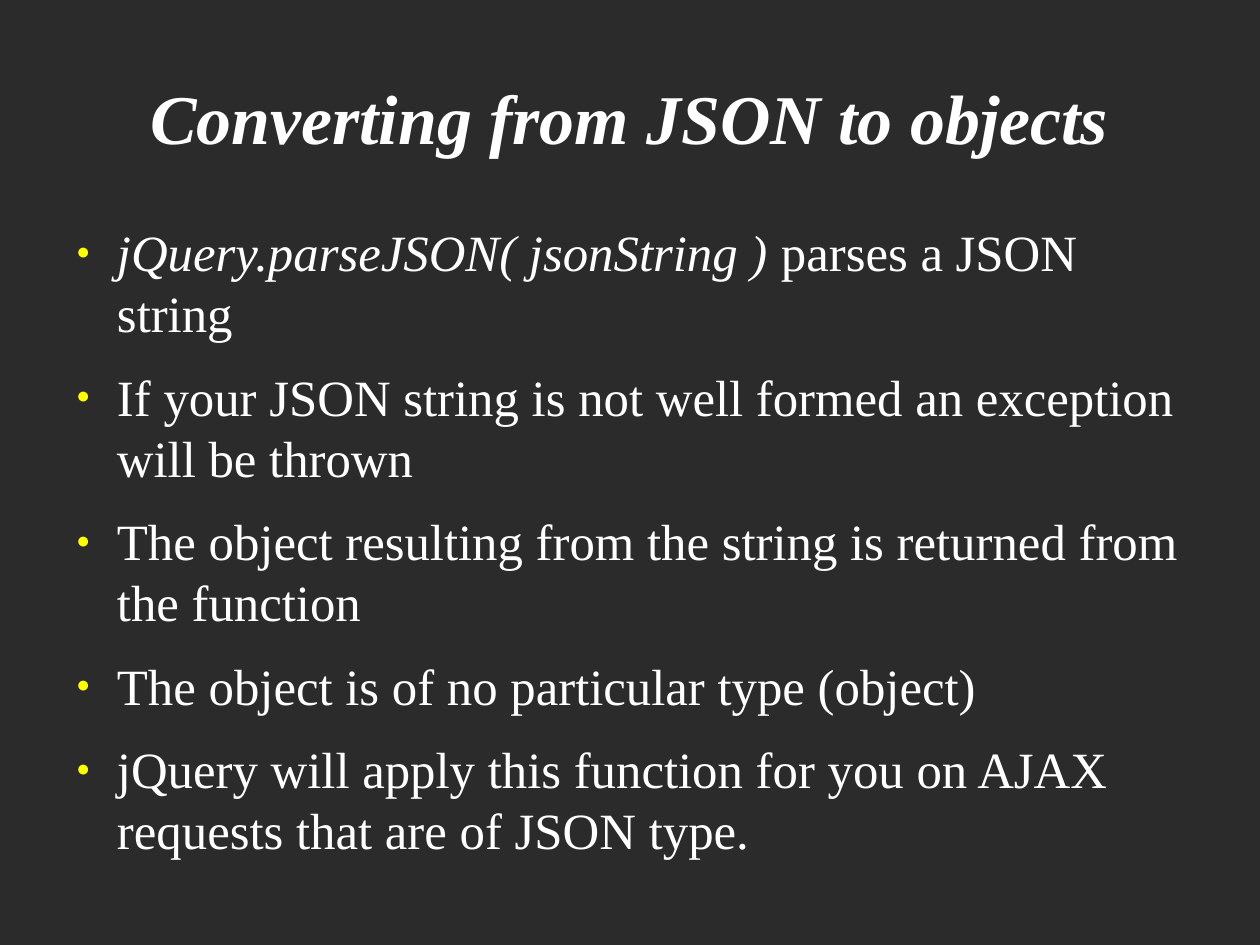
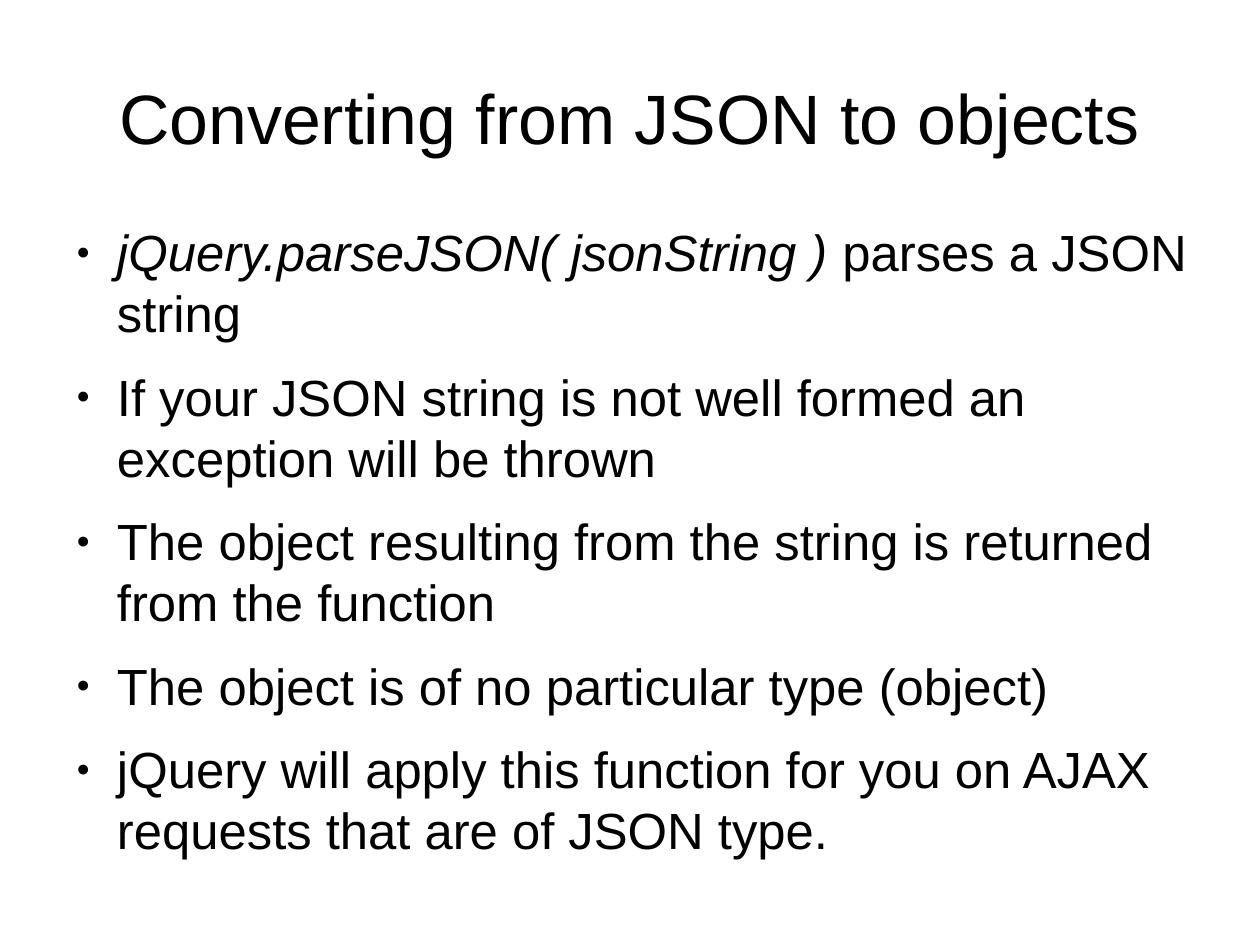
Before and after one commit to veltzer/demos, a slide deck: slide 32 of javascript/jquery/jquery.odp. Drawn at 1260x945 pixels with LibreOffice and Linux fonts; fonts in the diff are those of the drawing; background and template pictures are left out; a plain dark background stands for a picture behind light text. Boxes give left, top, right and bottom in pixels: in the first picture for what was removed or moved away, otherwise in the second. Text is boxed around its words. In the diff, an @@ line names an element or a change of style, - is before the commit and + after.

```diff
--- a/javascript/jquery/jquery.odp
+++ b/javascript/jquery/jquery.odp
@@ background picture (left out) to #FFFFFF @@
@@ title "Converting from JSON to objects" moved from (x1=150, y1=95, x2=1108, y2=157) to (x1=119, y1=93, x2=1139, y2=157) @@
@@ title "Converting from JSON to objects" at (x1=119, y1=93, x2=1139, y2=157): font Times New Roman to Arial, text colour #FFFFFF to #000000, bold off, italic off @@
@@ text "jQuery.parseJSON( jsonString ) parses a ..." at (x1=117, y1=234, x2=1186, y2=860): font Times New Roman to Arial, text colour #FFFFFF to #000000; bullet colour #FFFF00 to #000000 @@
```
Also in this commit, not shown: 32 other slides changed.
